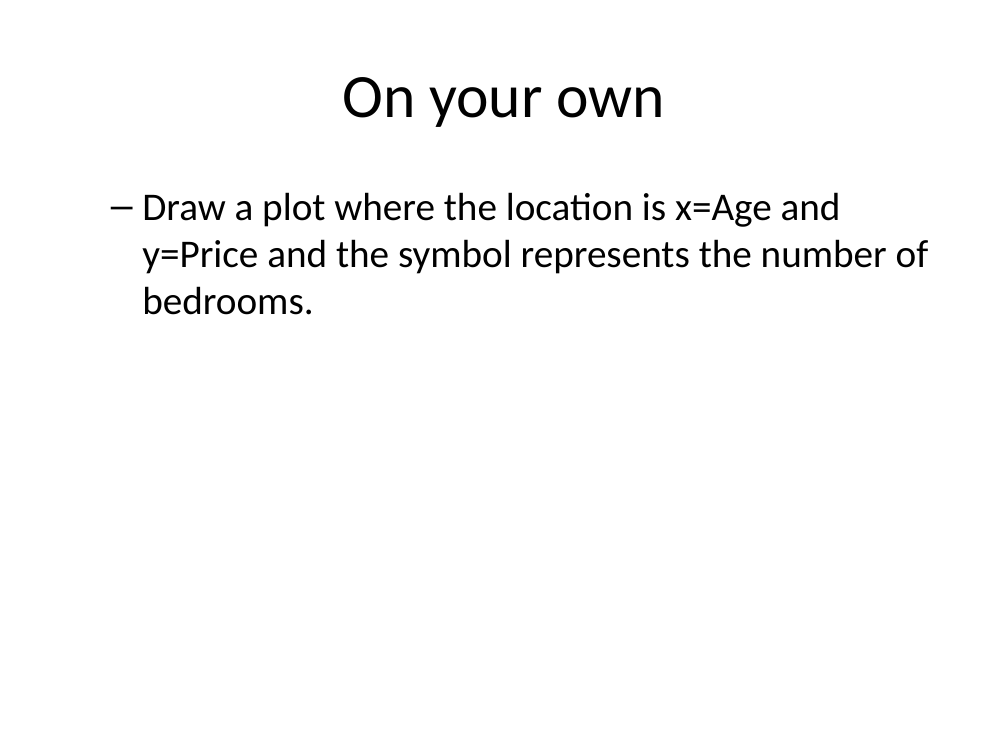
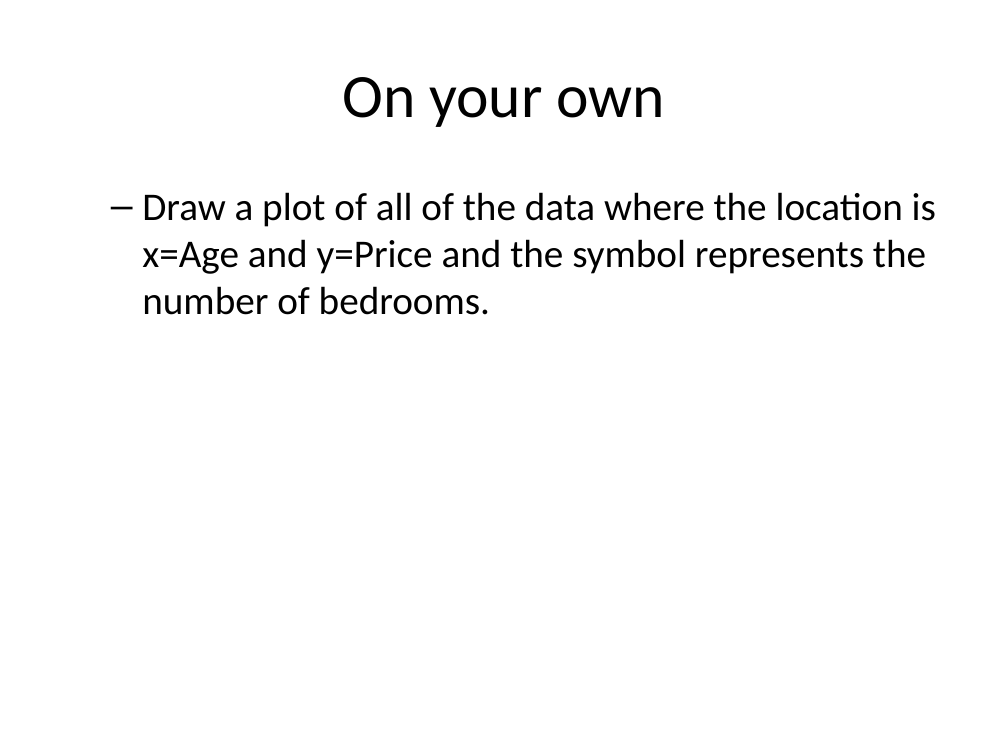
Before and after one commit to pmean/data-visualization, a slide deck: slide 37 of data-viz-01/src/data-visualization-01-points.pptx (slide 28 before the commit). Drawn at 1008x756 pixels with LibreOffice and Linux fonts; fonts in the diff are those of the drawing. Boxes give left, top, right and bottom in pixels: in the first picture for what was removed or moved away, otherwise in the second. Text is boxed around its words. In the diff, an @@ line names an element or a change of style, - is before the commit and + after.

```diff
--- a/data-viz-01/src/data-visualization-01-points.pptx
+++ b/data-viz-01/src/data-visualization-01-points.pptx
@@ text at <box>142,192,936,315</box>: text changed @@
-  – Draw a plot where the location is x=Age and y=Price and the symbol represents the number of bedrooms.
+  – Draw a plot of all of the data where the location is x=Age and y=Price and the symbol represents the number of bedrooms.
```
Also in this commit, not shown: 11 other slides changed, 19 slides added, 8 slides removed, 40 other files.
